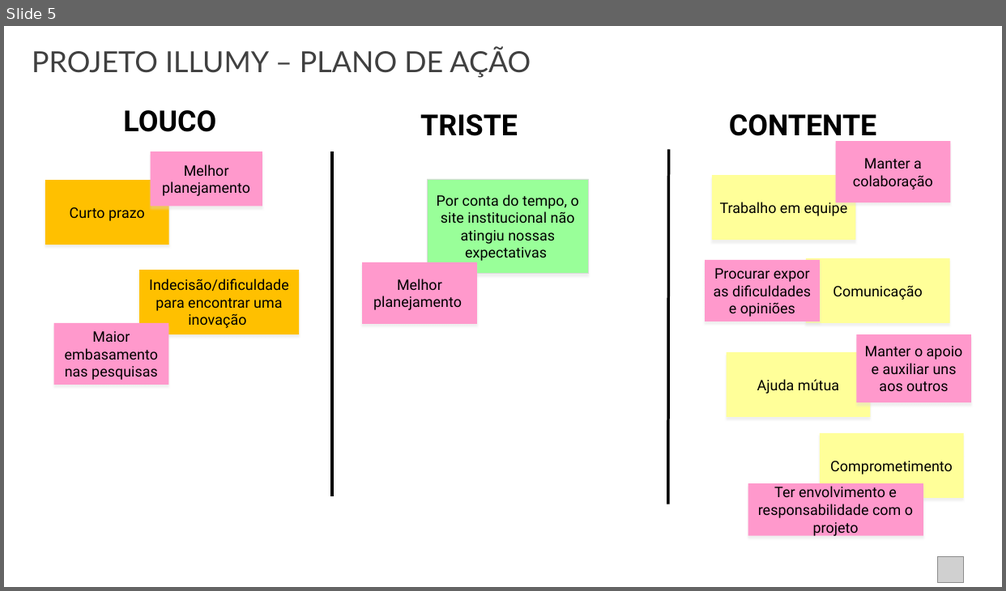
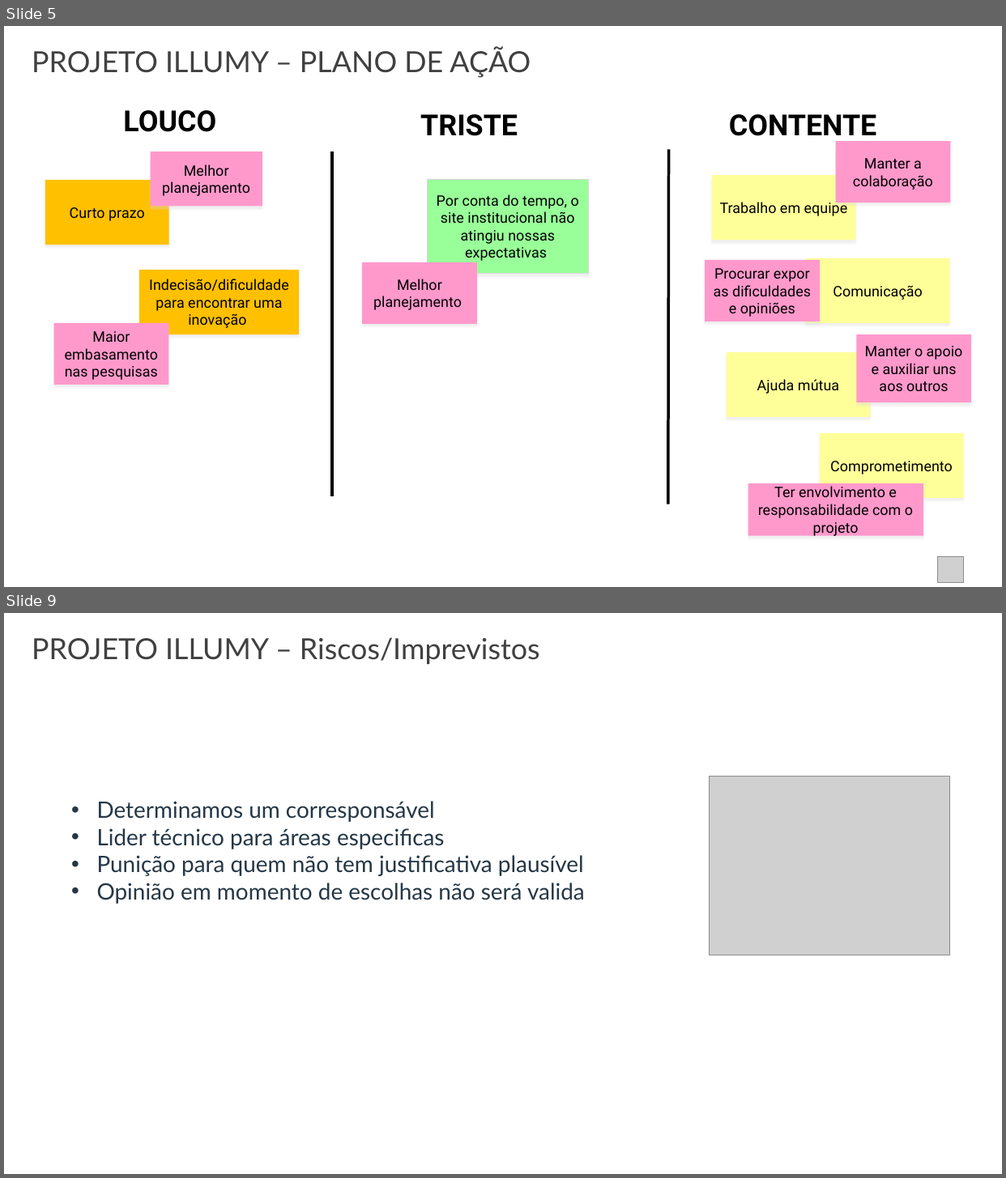
Before and after one commit to guimingardi/C-ynvest, a slide deck: Documentação/Sprint-2/Pesquisa e Inovacao- lições aprendidas.pptx. Shown one above the other, each under a label of ours: slide 5 before the commit, slides 5 and 9 after it; the slides between them are not shown. The pictures are 1006x591 and 1006x1178 pixels, drawn with LibreOffice and Linux fonts; fonts in the diff are those of the drawing; grey boxes stand for pictures. Boxes give left, top, right and bottom in pixels: in the first picture for what was removed or moved away, otherwise in the second. Text is boxed around its words. In the diff, an @@ line names an element or a change of style, - is before the commit and + after.

```diff
--- a/Documentação/Sprint-2/Pesquisa e Inovacao- lições aprendidas.pptx
+++ b/Documentação/Sprint-2/Pesquisa e Inovacao- lições aprendidas.pptx
@@ slide 9 added at <box>4,613,1002,1174</box>, background #FFFFFF @@
@@ text added at <box>32,637,540,664</box>, 30.9 pt, text #404040 @@
+PROJETO ILLUMY – Riscos/Imprevistos
@@ picture added at <box>709,776,949,955</box> @@
@@ text added at <box>97,801,585,904</box>, 24 pt, text #253746 @@
+• Determinamos um corresponsável
+• Lider técnico para áreas especificas
+• Punição para quem não tem justificativa plausível
+• Opinião em momento de escolhas não será valida
```
Also in this commit, not shown: 1 slide changed, 3 other slides added.
